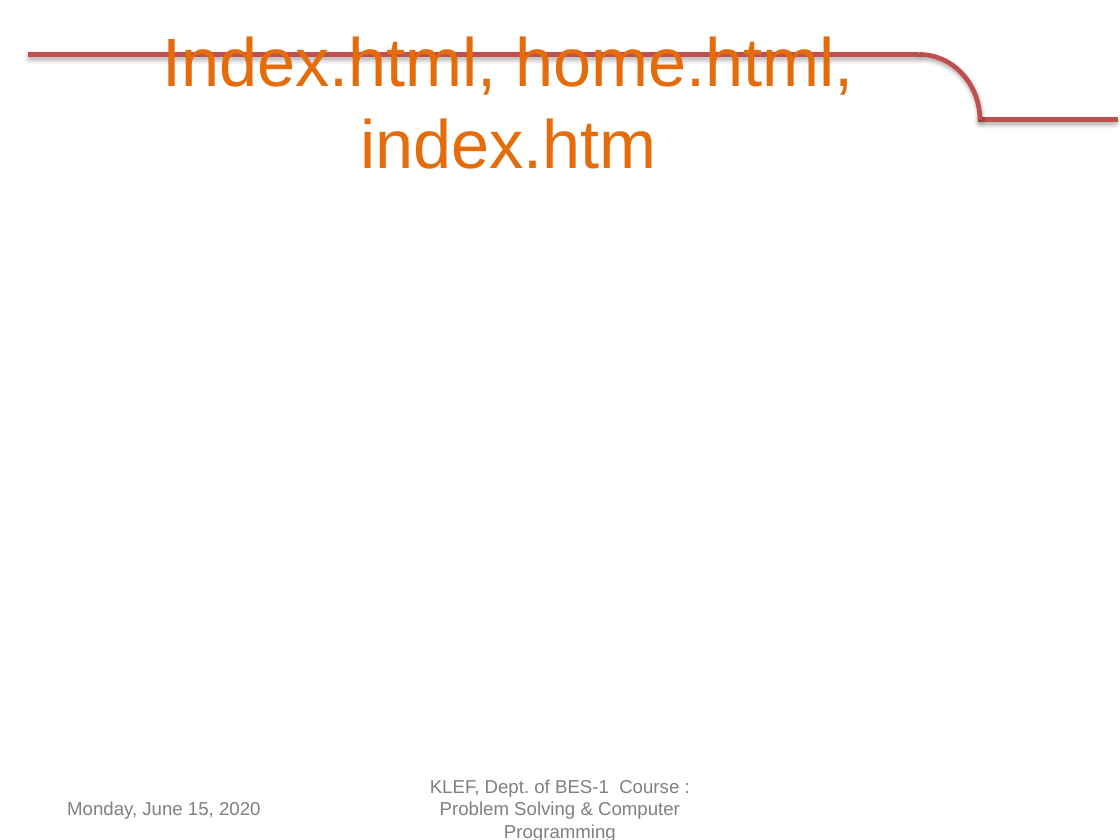
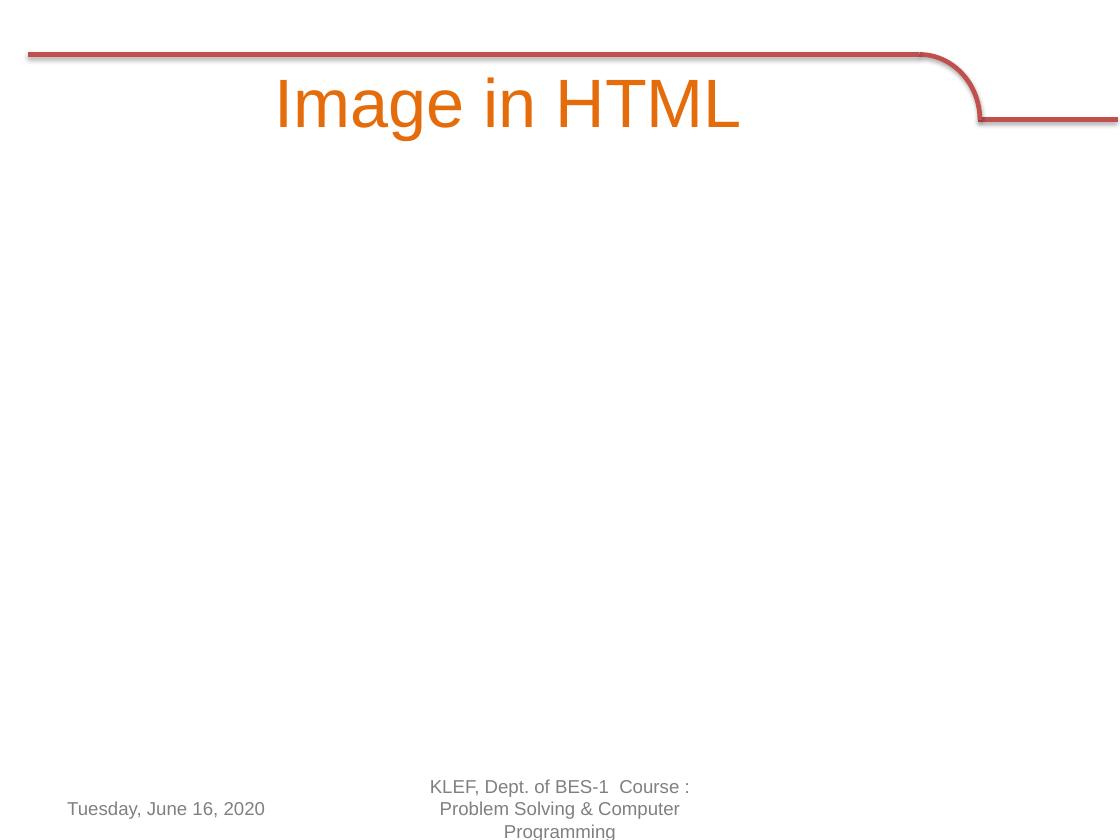
Before and after one commit to navbharti/https---github.com-navbharti-webdesign, a slide deck: slide 15 of html/ppt/day two.pptx (slide 3 before the commit). Drawn at 1120x840 pixels with LibreOffice and Linux fonts; fonts in the diff are those of the drawing; background and template pictures are left out. Boxes give left, top, right and bottom in pixels: in the first picture for what was removed or moved away, otherwise in the second. Text is boxed around its words. In the diff, an @@ line names an element or a change of style, - is before the commit and + after.

```diff
--- a/html/ppt/day two.pptx
+++ b/html/ppt/day two.pptx
@@ title at [275, 77, 742, 139]: text changed @@
-Index.html, home.html, index.htm
+Image in HTML
@@ text at [67, 801, 265, 819]: text changed @@
-Monday, June 15, 2020
+Tuesday, June 16, 2020
```
Also in this commit, not shown: 6 other slides changed, 9 slides added, 2 other files.
